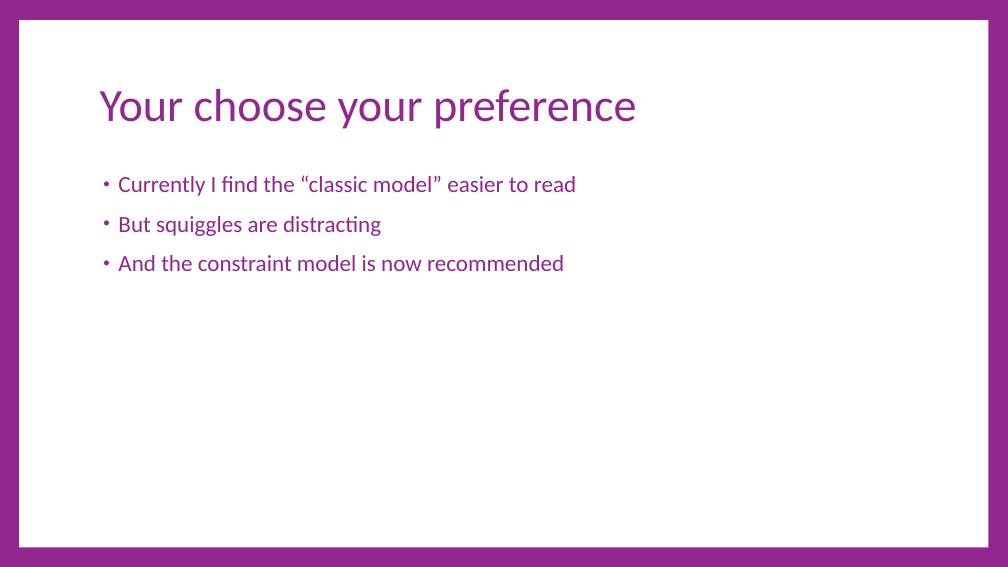
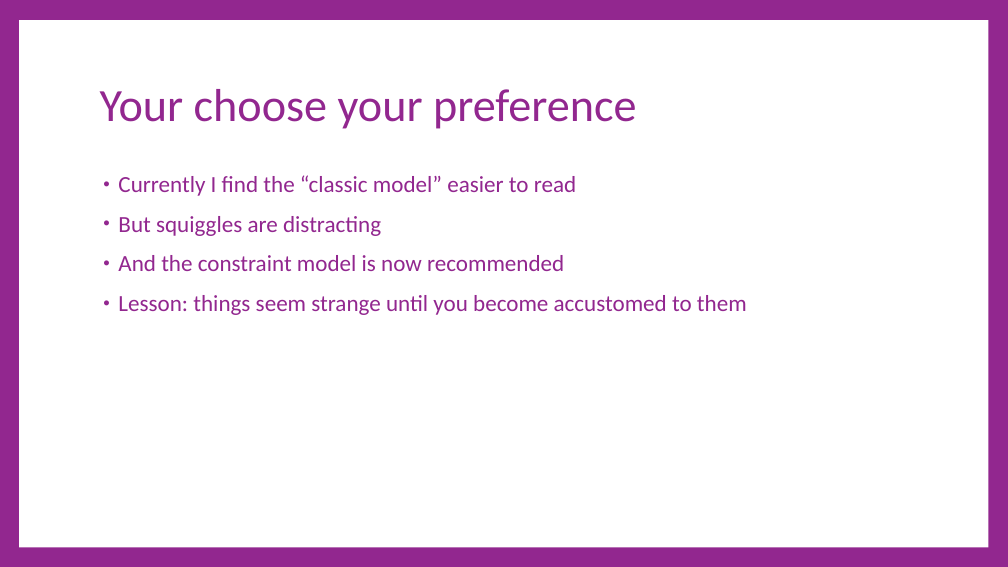
Before and after one commit to cdiggins/cs321, a slide deck: slide 64 of class-notes/cs321-winter-2023-lecture-8-console-app-walkthrough.pptx. Drawn at 1008x567 pixels with LibreOffice and Linux fonts; fonts in the diff are those of the drawing. Boxes give left, top, right and bottom in pixels: in the first picture for what was removed or moved away, otherwise in the second. Text is boxed around its words. In the diff, an @@ line names an element or a change of style, - is before the commit and + after.

```diff
--- a/class-notes/cs321-winter-2023-lecture-8-console-app-walkthrough.pptx
+++ b/class-notes/cs321-winter-2023-lecture-8-console-app-walkthrough.pptx
@@ text at box(118, 295, 747, 315): paragraph added @@
+• Lesson: things seem strange until you become accustomed to them
```
Also in this commit, not shown: 14 slides added, 1 slide removed, 4 other files.
